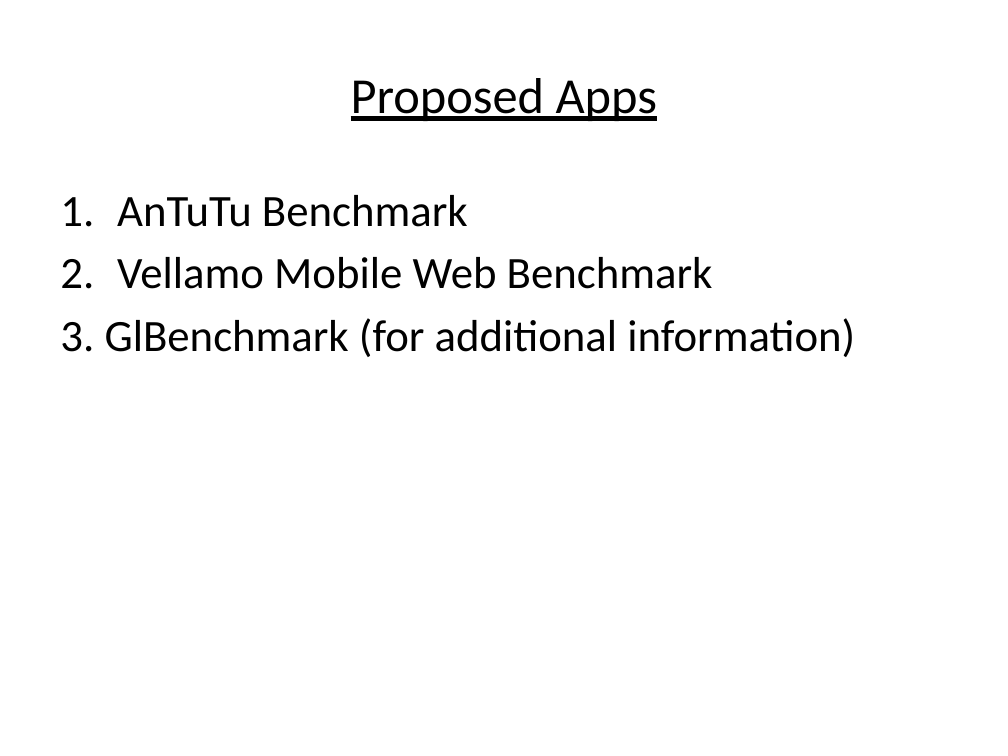
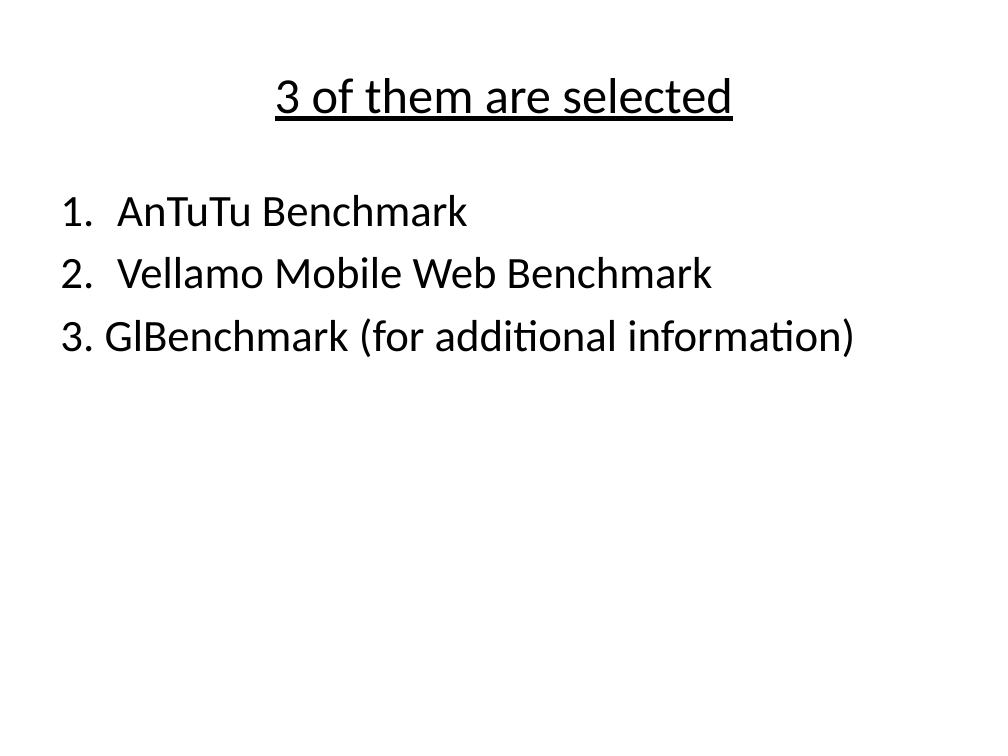
Before and after one commit to laikayeekelly/Benchmark, a slide deck: slide 3 of benchmark.pptx. Drawn at 1008x756 pixels with LibreOffice and Linux fonts; fonts in the diff are those of the drawing. Boxes give left, top, right and bottom in pixels: in the first picture for what was removed or moved away, otherwise in the second. Text is boxed around its words. In the diff, an @@ line names an element or a change of style, - is before the commit and + after.

Commit message:
changed titles of slides

```diff
--- a/benchmark.pptx
+++ b/benchmark.pptx
@@ title at [275, 78, 732, 121]: text changed @@
-Proposed Apps
+3 of them are selected
```
Also in this commit, not shown: 6 other slides changed, 1 slide added.
